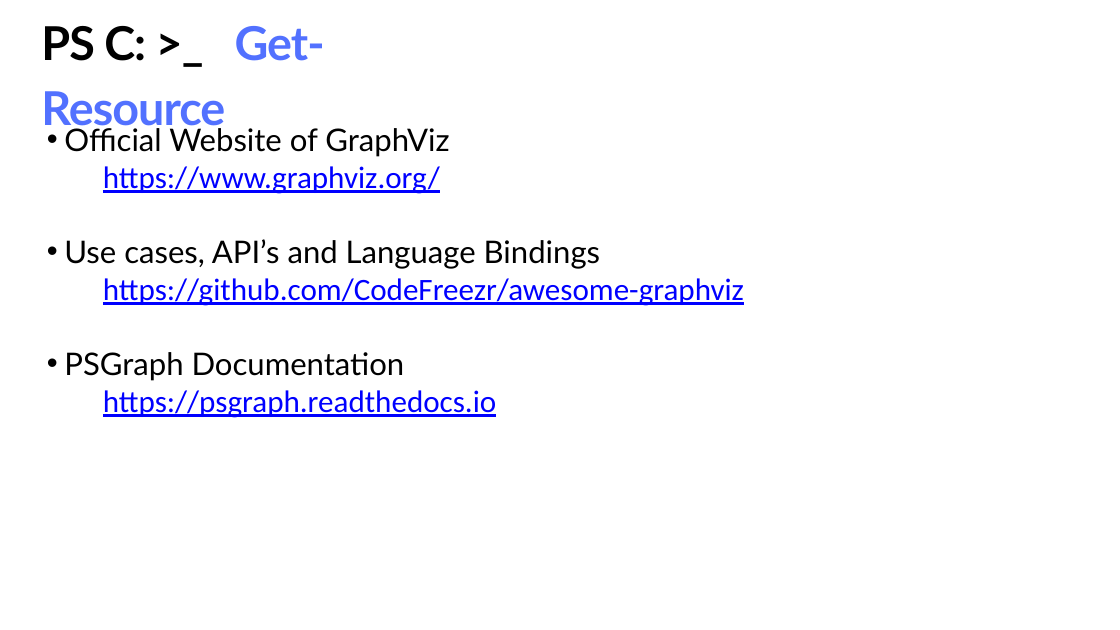
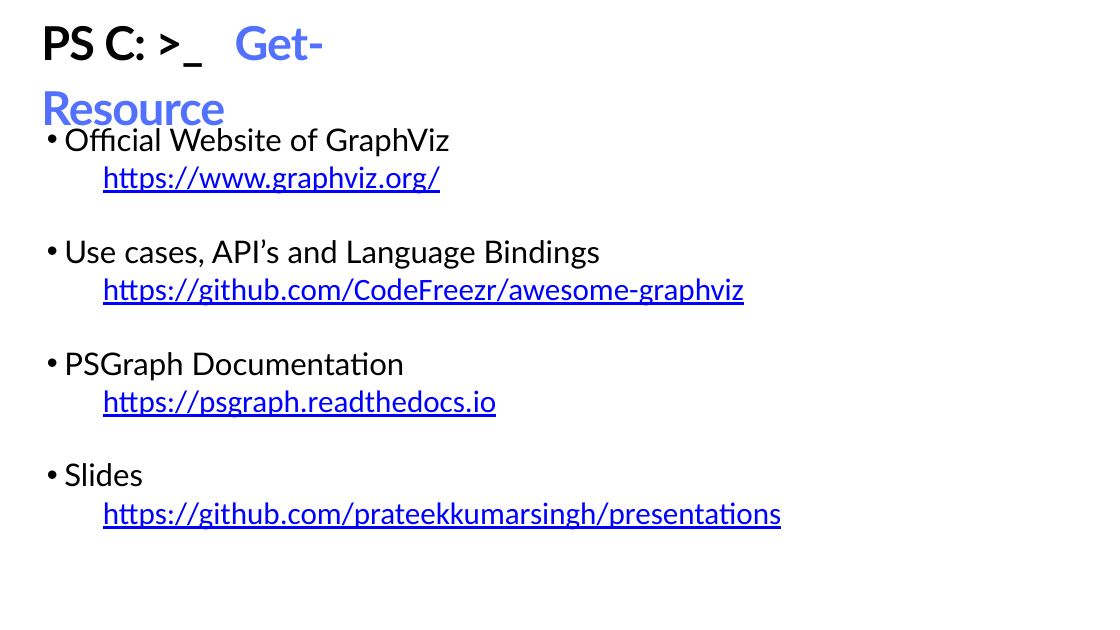
Before and after one commit to PrateekKumarSingh/Presentations, a slide deck: slide 14 of Visualize-Document-Infrastructure/ppt/VisualizeDocument.pptx (slide 15 before the commit). Drawn at 1120x630 pixels with LibreOffice and Linux fonts; fonts in the diff are those of the drawing. Boxes give left, top, right and bottom in pixels: in the first picture for what was removed or moved away, otherwise in the second. Text is boxed around its words. In the diff, an @@ line names an element or a change of style, - is before the commit and + after.

```diff
--- a/Visualize-Document-Infrastructure/ppt/VisualizeDocument.pptx
+++ b/Visualize-Document-Infrastructure/ppt/VisualizeDocument.pptx
@@ text at (64, 463, 781, 530): paragraphs added @@
+• Slides
+    https://github.com/prateekkumarsingh/presentations
```
Also in this commit, not shown: 6 other slides changed, 1 slide added, 1 slide removed, 41 other files.
